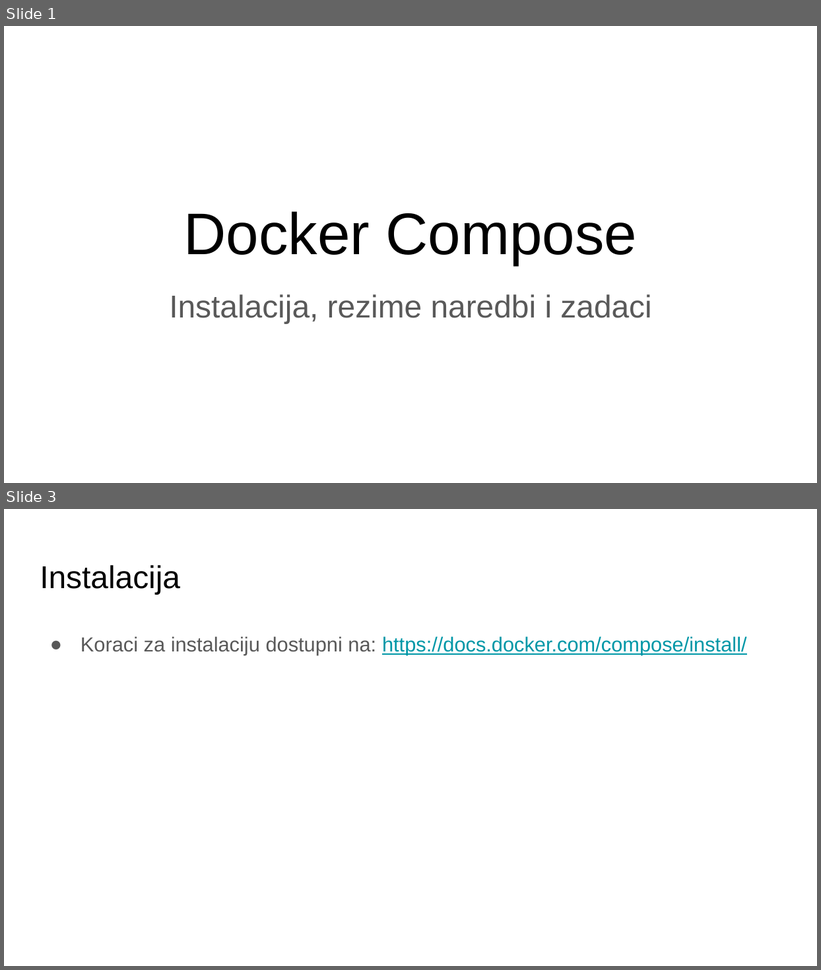
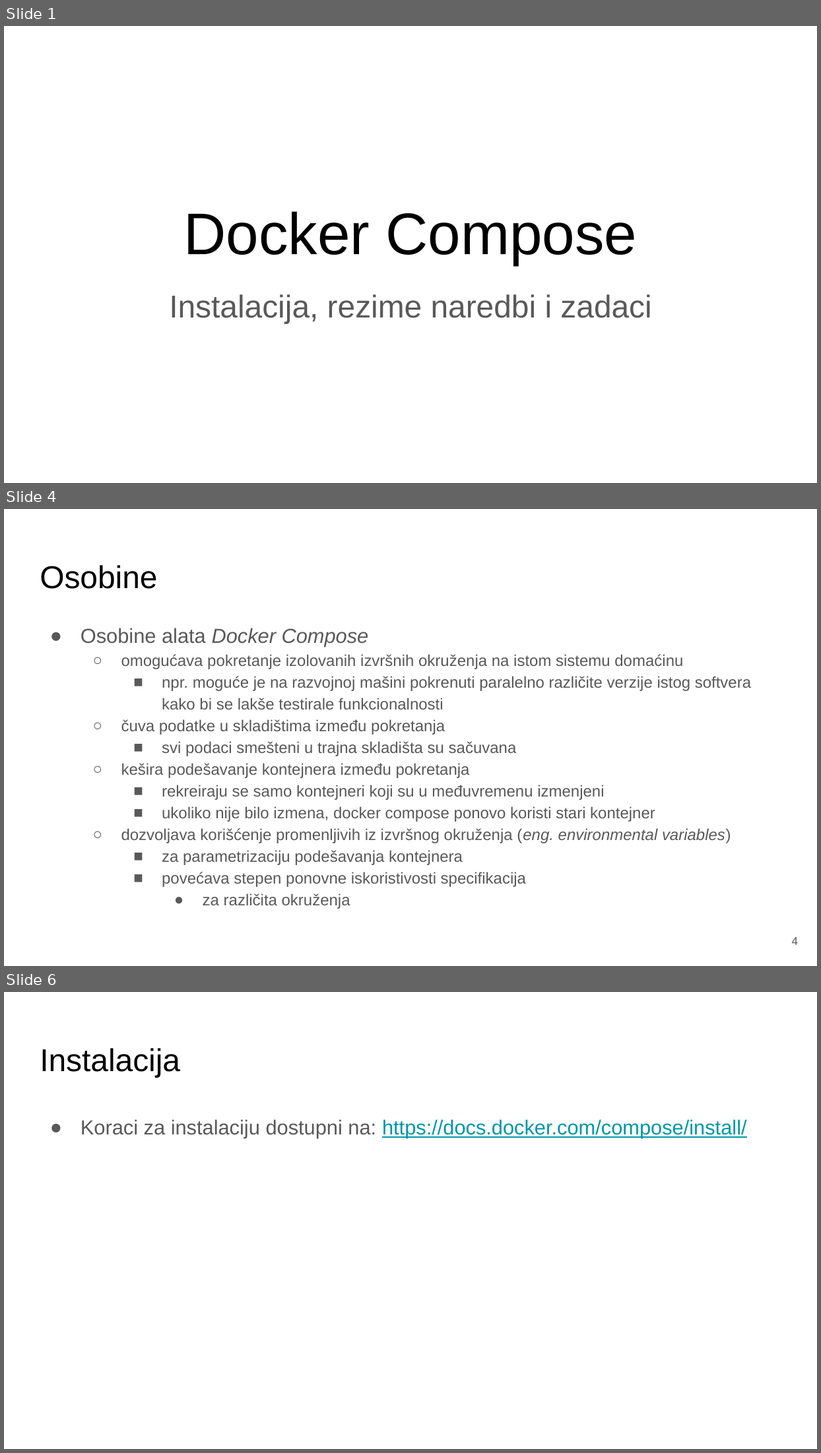
Before and after one commit to vdimitrieski/asvsp, a slide deck: Vezbe/Termin2/02_ASVSP_DockerCompose.pptx. Shown one above the other, each under a label of ours: slides 1 and 3 before the commit, slides 1, 4 and 6 after it; the slides between them are not shown. The pictures are 821x970 and 821x1453 pixels, drawn with LibreOffice and Linux fonts; fonts in the diff are those of the drawing. Boxes give left, top, right and bottom in pixels: in the first picture for what was removed or moved away, otherwise in the second. Text is boxed around its words. In the diff, an @@ line names an element or a change of style, - is before the commit and + after.

```diff
--- a/Vezbe/Termin2/02_ASVSP_DockerCompose.pptx
+++ b/Vezbe/Termin2/02_ASVSP_DockerCompose.pptx
@@ slide 4 added at bbox=[4, 509, 817, 966], background #FFFFFF @@
@@ title added at bbox=[40, 565, 157, 589], 28 pt, text #000000 @@
+Osobine
@@ text added at bbox=[81, 628, 751, 909], 14 pt, text #595959 @@
+● Osobine alata Docker Compose
+  ○ omogućava pokretanje izolovanih izvršnih okruženja na istom sistemu domaćinu
+    ■ npr. moguće je na razvojnoj mašini pokrenuti paralelno različite verzije istog softvera kako bi se lakše testirale funkcionalnosti
+  ○ čuva podatke u skladištima između pokretanja
+    ■ svi podaci smešteni u trajna skladišta su sačuvana
+  ○ kešira podešavanje kontejnera između pokretanja
+    ■ rekreiraju se samo kontejneri koji su u međuvremenu izmenjeni
+    ■ ukoliko nije bilo izmena, docker compose ponovo koristi stari kontejner
+  ○ dozvoljava korišćenje promenljivih iz izvršnog okruženja (eng. environmental variables)
+    ■ za parametrizaciju podešavanja kontejnera
+    ■ povećava stepen ponovne iskoristivosti specifikacija
+      ● za različita okruženja
@@ page number added at bbox=[792, 937, 799, 945], 10 pt, text #595959 @@
+4
@@ what was slide 3 is now slide 6 @@
```
Also in this commit, not shown: 4 slides changed, 3 other slides added, 4 other files.
